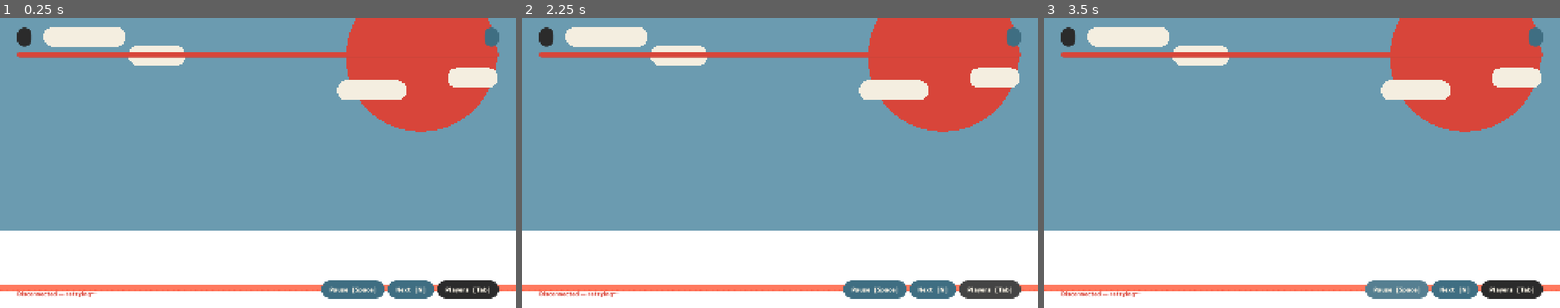
Above: before the commit, frames 1-3 (left to right).
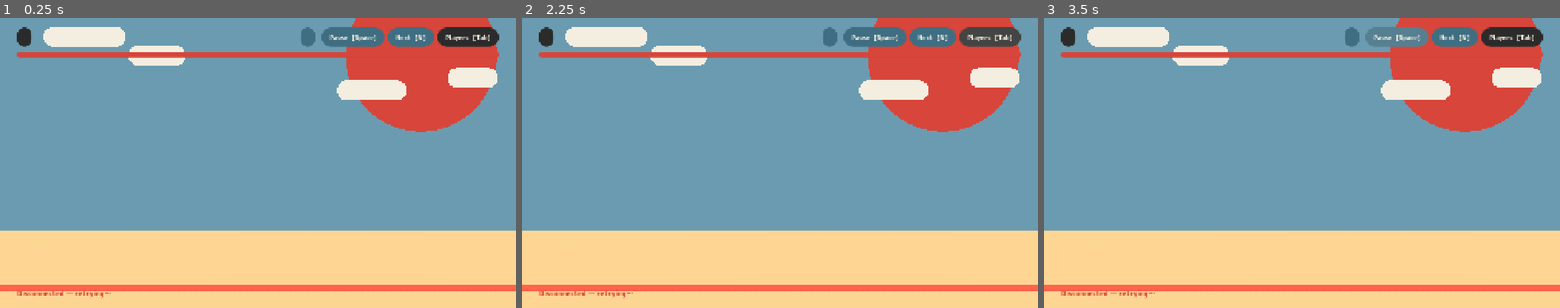
Above: after the commit, the same moments.

Repository: rossgrantfitness/triviaparty
Game: Godot game, scene res://scenes/main.tscn
The game is run twice, just before and just after one commit, with the same random seed, the same clock (stepped at 60 frames per second) and the same inputs.
Inputs:
- Up to frame 1 (0.25 s): no input
- Up to frame 2 (2.25 s): click "Next [N]" at 0.5 s; click "Next [N]" at 1.25 s; click "Players [Tab]" at 2 s
- Up to frame 3 (3.5 s): click "Pause [Space]" at 2.75 s

The runs differ from the first frame. In frame 1, 27% of the frame differs, in the area x 0-100%, y 3-100%; in frame 2, 27%; in frame 3, 27%.

Commit message:
Polish the TV after real screenshots; first-run import; progress notes
- Stage: softer lighting so colors stay true, wooden floor, badges get a
  gofun ring, 9+ players shrink into two rows below the question panel,
  winner steps forward and grows on the final screen with a top-3 row
- Host buttons moved to the header so name plates are never covered;
  connection status only shows when something is wrong
- Server strips emoji from names (the TV font can't draw them); bots
  no longer use emoji names
- run_host imports art on the first run so the game can load models
- Stop tracking Blender .blend1 autosave backups (files kept on disk)
- PROGRESS.md: Phase 1 status, what to test next, known issues

Co-Authored-By: Claude Opus 5.5 <noreply@anthropic.com>
Claude-Session: https://claude.ai/code/session_01QqcTkPm2oafgaC56pNSG2L

Diff:
--- a/host/scripts/host_ui.gd
+++ b/host/scripts/host_ui.gd
@@ -72,6 +72,8 @@
 	_header.add_child(spacer)
 	_counter_label = _label("", 30, Look.GOFUN)
 	_header.add_child(_pill(_counter_label, Look.ASAGI_DEEP))
+	_controls.add_theme_constant_override("separation", 12)
+	_header.add_child(_controls)
 	_timer.custom_minimum_size = Vector2(0, 22)
 	column.add_child(_timer)
 
@@ -84,12 +86,11 @@
 	var footer: HBoxContainer = HBoxContainer.new()
 	footer.mouse_filter = Control.MOUSE_FILTER_IGNORE
 	column.add_child(footer)
-	_status_label = _label("Connecting to server…", 22, Look.SUMI)
+	# Only shown while something is wrong, so it never covers the name plates.
+	_status_label = _label("Connecting to server…", 26, Look.SHU)
 	_status_label.size_flags_horizontal = Control.SIZE_EXPAND_FILL
 	_status_label.size_flags_vertical = Control.SIZE_SHRINK_END
 	footer.add_child(_status_label)
-	_controls.add_theme_constant_override("separation", 12)
-	footer.add_child(_controls)
 	_pause_button = _button("Pause  [Space]", Look.ASAGI_DEEP, 24)
 	_pause_button.pressed.connect(func() -> void: pause_pressed.emit())
 	_controls.add_child(_pause_button)
@@ -117,7 +118,7 @@
 
 func set_connection_status(text: String, ok: bool) -> void:
 	_status_label.text = text
-	_status_label.add_theme_color_override("font_color", Look.GOOD if ok else Look.SHU)
+	_status_label.visible = not ok
 	_update_overlay()
 
 
@@ -226,7 +227,7 @@
 	var count_text: String = "Waiting for players to join…" if players.is_empty() else "%d player%s ready" % [players.size(), "" if players.size() == 1 else "s"]
 	bottom.add_child(_pill(_label(count_text, 36, Look.GOFUN), Look.SUMI))
 	if not players.is_empty():
-		var start: Button = _button("Start game  ▶  [Enter]", Look.SHU, 40)
+		var start: Button = _button("Start game  [Enter]", Look.SHU, 40)
 		start.pressed.connect(func() -> void: start_pressed.emit())
 		bottom.add_child(start)
 
@@ -322,10 +323,23 @@
 			names.append(str(w.get("name", "")))
 		var title: Label = _label("★  %s wins!  ★" % " & ".join(names) if winners.size() > 0 else "Game over", 92, Look.SHU, true)
 		_content.add_child(_centered(title))
-		var again: Button = _button("Play again  [Enter]", Look.SHU, 36)
+		# Top three in one row, so the winner on stage stays in view.
+		var podium: HBoxContainer = HBoxContainer.new()
+		podium.alignment = BoxContainer.ALIGNMENT_CENTER
+		podium.add_theme_constant_override("separation", 18)
+		for p: Dictionary in players.slice(0, 3):
+			var rank: int = int(p.get("rank", 0))
+			var line: HBoxContainer = HBoxContainer.new()
+			line.add_theme_constant_override("separation", 14)
+			line.add_child(_label(Look.ordinal(rank), 36, Look.SHU if rank == 1 else Look.ASAGI_DEEP))
+			line.add_child(_label(str(p.get("name", "")), 36, Look.SUMI))
+			line.add_child(_label(Look.format_points(int(p.get("score", 0))), 36, Look.MUTED))
+			podium.add_child(_card(line, Look.PAPER, 18, 14))
+		_content.add_child(podium)
+		var again: Button = _button("Play again  [Enter]", Look.SHU, 34)
 		again.pressed.connect(func() -> void: play_again_pressed.emit())
 		_content.add_child(_centered(again))
-		players = players.slice(0, 8)
+		return
 	else:
 		_content.add_child(_centered(_label("Standings", 72, Look.SUMI, true)))
 
--- a/host/scripts/stage.gd
+++ b/host/scripts/stage.gd
@@ -7,7 +7,10 @@
 const MAX_ROW: int = 8
 const SEAT_SPACING: float = 1.45
 const BACK_ROW_Z: float = -1.3
-const BACK_ROW_LIFT: float = 0.45
+const BACK_ROW_LIFT: float = 0.4
+## Two rows of animals are shrunk so they stay below the question panel.
+const TWO_ROW_SCALE: float = 0.72
+const WINNER_SCALE: float = 1.3
 const CAMERA_MOVE_SECONDS: float = 0.9
 
 var _seats: Dictionary = {}  # player id -> Seat
@@ -89,9 +92,9 @@
 		"lobby":
 			_move_camera(Vector3(0, 2.75, 12.5), Vector3(0, 2.35, 0))
 		"game_over":
-			_move_camera(Vector3(0, 2.4, 10.5), Vector3(0, 1.95, 0))
+			_move_camera(Vector3(0, 2.6, 10.5), Vector3(0, 2.2, 1.4))
 		_:
-			_move_camera(Vector3(0, 3.55, 12.5), Vector3(0, 3.15, 0))
+			_move_camera(Vector3(0, 3.18, 12.5), Vector3(0, 2.78, 0))
 
 
 func seat_count() -> int:
@@ -102,6 +105,8 @@
 	var winner_placed: bool = false
 	var count: int = players.size()
 	var front: int = count if count <= MAX_ROW else ceili(count / 2.0)
+	var size: float = 1.0 if count <= MAX_ROW else TWO_ROW_SCALE
+	var spacing: float = SEAT_SPACING * size
 	for i: int in count:
 		var seat: Seat = _seats.get(str(players[i].get("id", "")))
 		if seat == null:
@@ -109,16 +114,18 @@
 		var in_front: bool = i < front
 		var row_size: int = front if in_front else count - front
 		var slot: int = i if in_front else i - front
-		var x: float = (slot - (row_size - 1) / 2.0) * SEAT_SPACING
+		var x: float = (slot - (row_size - 1) / 2.0) * spacing
 		if not in_front:
-			x += SEAT_SPACING * 0.5 * (1 if row_size == front else 0)
-		var target: Vector3 = Vector3(x, 0.0, 0.0 if in_front else BACK_ROW_Z)
+			x += spacing * 0.5 * (1 if row_size == front else 0)
+		var target: Vector3 = Vector3(x, 0.0, 0.0 if in_front else BACK_ROW_Z * size)
+		seat.scale = Vector3.ONE * size
 		seat.set_tall(not in_front)
 		# The winner steps forward to centre stage.
 		if phase == "game_over" and int(players[i].get("rank", 0)) == 1 and not winner_placed:
 			winner_placed = true
 			target = Vector3(0, 0, 1.4)
 			seat.set_tall(false)
+			seat.scale = Vector3.ONE * WINNER_SCALE
 		if seat.position == Vector3.ZERO and not seat.placed:
 			seat.position = target
 			seat.placed = true
@@ -146,16 +153,17 @@
 	environment.background_color = Look.ASAGI
 	environment.ambient_light_source = Environment.AMBIENT_SOURCE_COLOR
 	environment.ambient_light_color = Color("fff6e6")
-	environment.ambient_light_energy = 0.55
+	environment.ambient_light_energy = 0.38
 	environment.tonemap_mode = Environment.TONE_MAPPER_LINEAR
 	env.environment = environment
 	add_child(env)
 
 	var sun: DirectionalLight3D = DirectionalLight3D.new()
 	sun.rotation_degrees = Vector3(-48, -28, 0)
-	sun.light_energy = 1.05
+	sun.light_energy = 0.72
 	sun.light_color = Color("fff3e0")
 	sun.shadow_enabled = true
+	sun.shadow_opacity = 0.45
 	sun.directional_shadow_max_distance = 30.0
 	add_child(sun)
 
@@ -166,7 +174,7 @@
 	_camera.global_transform = Transform3D(Basis.IDENTITY, Vector3(0, 2.75, 12.5)).looking_at(Vector3(0, 2.35, 0), Vector3.UP)
 
 	# Floor and stage edge.
-	_add_box(Vector3(60, 0.2, 30), Vector3(0, -0.1, 0), Color("eadfc8"))
+	_add_box(Vector3(60, 0.2, 30), Vector3(0, -0.1, 0), Color("a8946f"))
 	_add_box(Vector3(60, 0.08, 0.25), Vector3(0, 0.0, 2.2), Look.SHU)
 	# Backdrop wall in asagi, a big shu sun and soft gofun clouds.
 	_add_box(Vector3(60, 24, 0.2), Vector3(0, 6, -5), Look.ASAGI, true)
@@ -274,6 +282,15 @@
 		disc_mesh.radius = 0.2
 		disc_mesh.height = 0.4
 		_badge_disc.mesh = disc_mesh
+		# A gofun ring so every badge color stands out against the backdrop.
+		var ring: MeshInstance3D = MeshInstance3D.new()
+		var ring_mesh: SphereMesh = SphereMesh.new()
+		ring_mesh.radius = 0.235
+		ring_mesh.height = 0.47
+		ring.mesh = ring_mesh
+		ring.position.z = -0.08
+		ring.material_override = Stage._flat(Look.GOFUN)
+		_badge_disc.add_child(ring)
 		_badge_disc.scale = Vector3(1, 1, 0.25)
 		_badge_material.shading_mode = BaseMaterial3D.SHADING_MODE_UNSHADED
 		_badge_disc.material_override = _badge_material
Not shown, changed: .gitignore
Not shown, changed: CLAUDE.md
Not shown, changed: README.md
Not shown, removed: art/source/animals/bunny.blend1
Not shown, removed: art/source/animals/cat.blend1
Not shown, removed: art/source/animals/dog.blend1
Not shown, removed: art/source/animals/frog.blend1
Not shown, changed: docs/PROGRESS.md
Not shown, changed: server/src/room.ts
Not shown, changed: tests/server/room.test.ts
Not shown, changed: tools/bots.ts
Not shown, changed: tools/run_host.mjs
